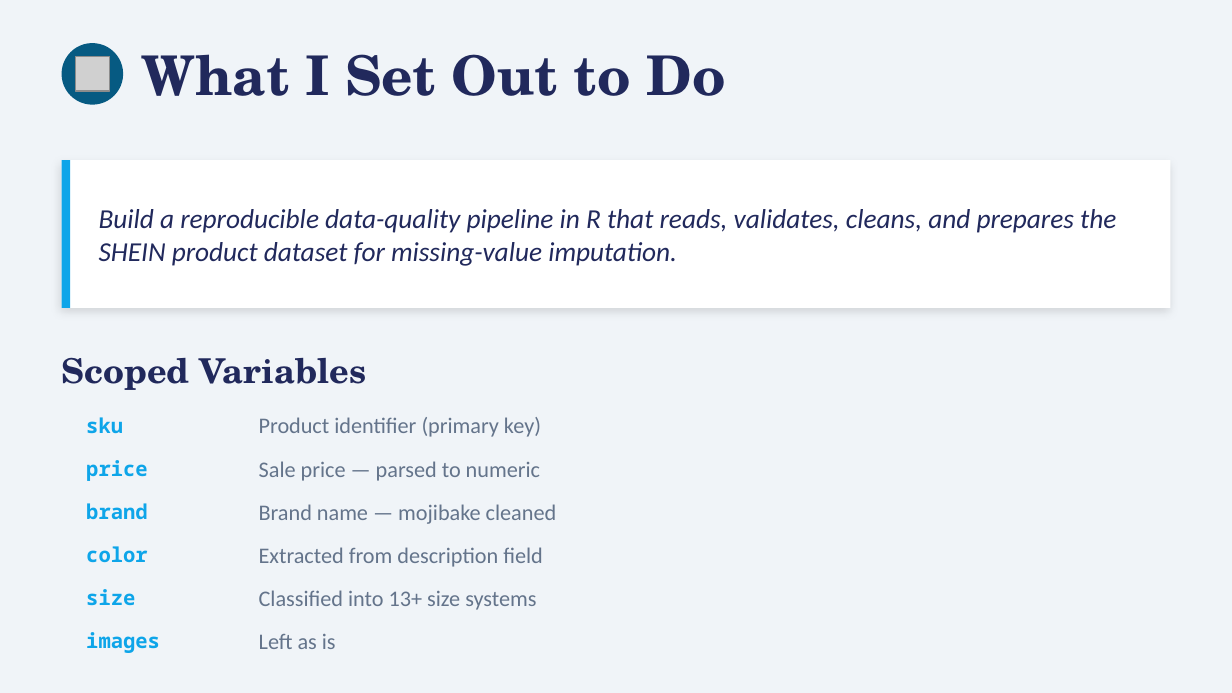
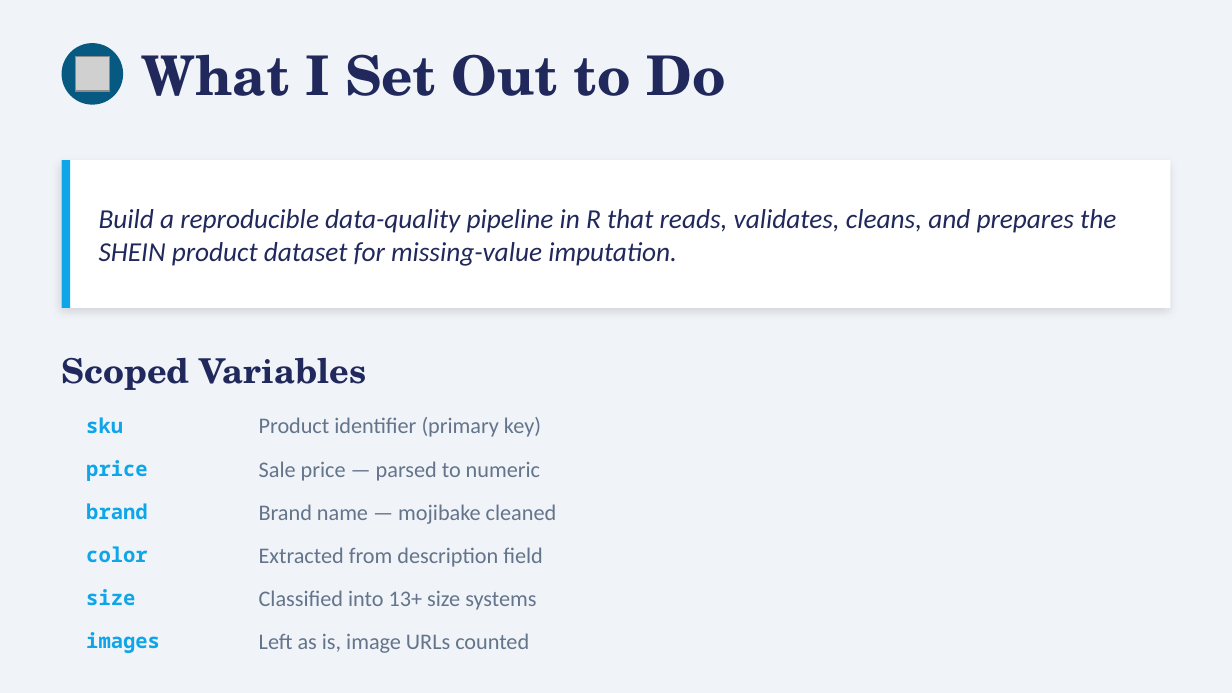
Before and after one commit to NMelville2000/Shein_Data_Cleaning_Assignment, a slide deck: slide 3 of SHEIN_Data_Cleaning_Presentation.pptx. Drawn at 1232x693 pixels with LibreOffice and Linux fonts; fonts in the diff are those of the drawing; grey boxes stand for pictures. Boxes give left, top, right and bottom in pixels: in the first picture for what was removed or moved away, otherwise in the second. Text is boxed around its words. In the diff, an @@ line names an element or a change of style, - is before the commit and + after.

```diff
--- a/SHEIN_Data_Cleaning_Presentation.pptx
+++ b/SHEIN_Data_Cleaning_Presentation.pptx
@@ text at box(259, 633, 529, 653): text changed @@
-Left as is
+Left as is, image URLs counted
```
Also in this commit, not shown: 3 other slides changed, 7 other files.
